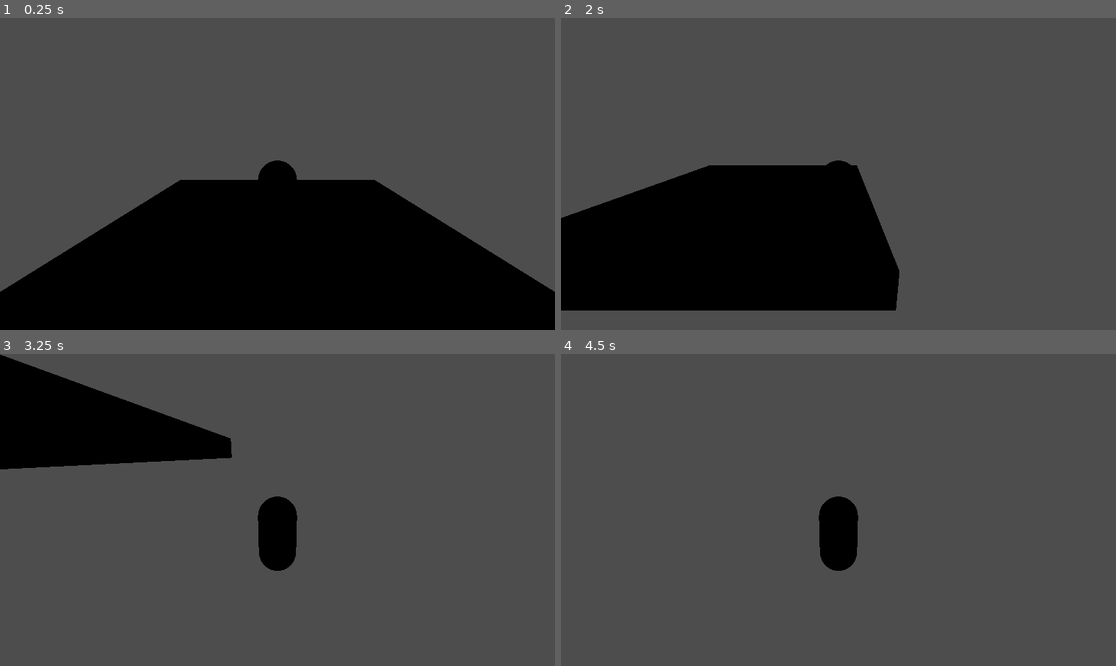
Above: before the commit, frames 1-4 (two rows, left to right).
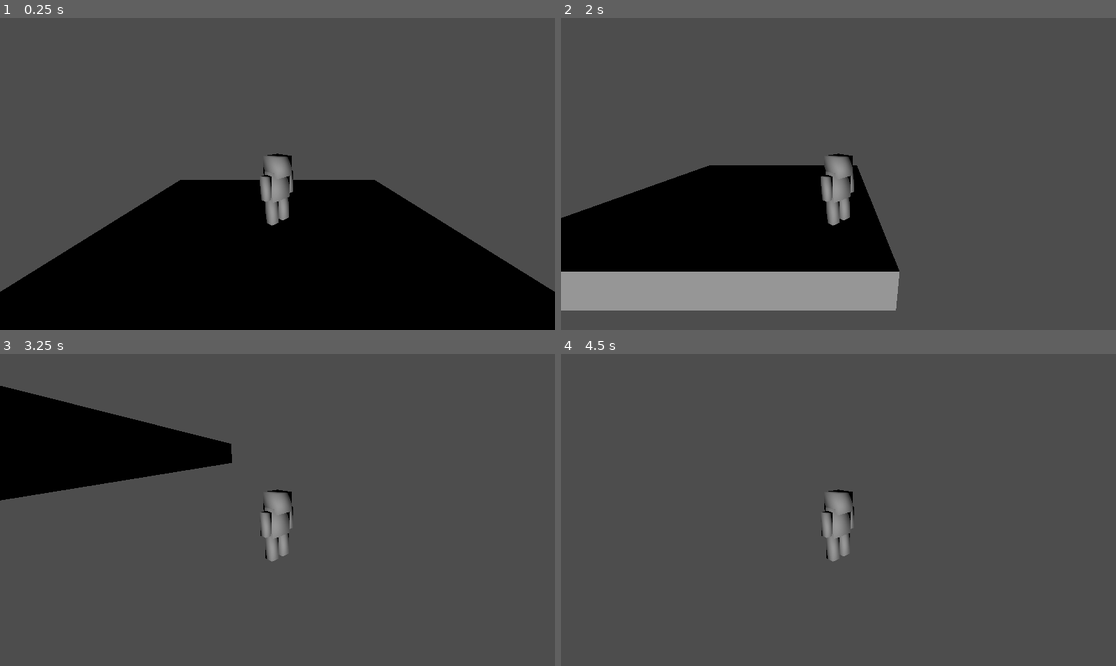
Above: after the commit, the same moments.

Repository: flaco99/valentine
Game: Godot game, scene res://node_3d.tscn
Two runs of this game, one before a commit and one after it. Both use one fixed random seed, a clock stepped at 60 frames per second and the inputs below.
Inputs:
- Up to frame 1 (0.25 s): no input
- Up to frame 2 (2 s): tap Enter at 0.5 s; hold D (move_right) 0.53-1.28 s; tap Space (jump) at 0.77, 1.52 s; hold S (move_backward) from 1.28 s (still down)
- Up to frame 3 (3.25 s): release S (move_backward) at 2.03 s; hold D (move_right) 2.03-2.78 s; hold W (move_forward) from 2.78 s (still down); tap Space (jump) at 3.02 s
- Up to frame 4 (4.5 s): release W (move_forward) at 3.53 s; hold A (move_left) from 3.53 s (still down); tap Space (jump) at 3.77, 4.25 s

The runs differ from the first frame. In frame 1, 1.1% of the frame differs, in the area x 1-99%, y 43-87%; in frame 2, 8.6%, in the area x 0-61%, y 43-94%; in frame 3, 6.3%; in frame 4, 1.5%.

Commit message:
added box character

Diff:
--- a/node_3d.tscn
+++ b/node_3d.tscn
@@ -1,10 +1,10 @@
 [gd_scene load_steps=6 format=3 uid="uid://b21vnp4qrdvlv"]
 
 [ext_resource type="Script" path="res://player.gd" id="1_v0o8w"]
+[ext_resource type="ArrayMesh" uid="uid://bubmph2qs6nty" path="res://blocky_character.obj" id="2_dqxal"]
 
-[sub_resource type="CapsuleMesh" id="CapsuleMesh_34p6q"]
-
-[sub_resource type="CapsuleShape3D" id="CapsuleShape3D_ql24e"]
+[sub_resource type="BoxShape3D" id="BoxShape3D_v7t32"]
+size = Vector3(1, 2, 1)
 
 [sub_resource type="BoxMesh" id="BoxMesh_ey47l"]
 size = Vector3(10, 1, 10)
@@ -18,10 +18,11 @@
 script = ExtResource("1_v0o8w")
 
 [node name="MeshInstance3D" type="MeshInstance3D" parent="Player"]
-mesh = SubResource("CapsuleMesh_34p6q")
+transform = Transform3D(0.353553, -0.353553, 0, -1.54543e-08, -1.54543e-08, 0.5, -0.353553, -0.353553, -2.18557e-08, 0, 0, 0)
+mesh = ExtResource("2_dqxal")
 
 [node name="CollisionShape3D" type="CollisionShape3D" parent="Player"]
-shape = SubResource("CapsuleShape3D_ql24e")
+shape = SubResource("BoxShape3D_v7t32")
 
 [node name="Camera3D" type="Camera3D" parent="Player"]
 transform = Transform3D(1, 0, 0, 0, 0.965926, 0.258819, 0, -0.258819, 0.965926, 0, 2, 5)
@@ -36,3 +37,5 @@
 [node name="CollisionShape3D" type="CollisionShape3D" parent="Floor"]
 transform = Transform3D(1, 0, 0, 0, 1, 0, 0, 0, 1, 0, -1, 0)
 shape = SubResource("BoxShape3D_e2kqw")
+
+[node name="DirectionalLight3D" type="DirectionalLight3D" parent="."]
Not shown, added: blocky_character.obj
Not shown, added: blocky_character.obj.import
